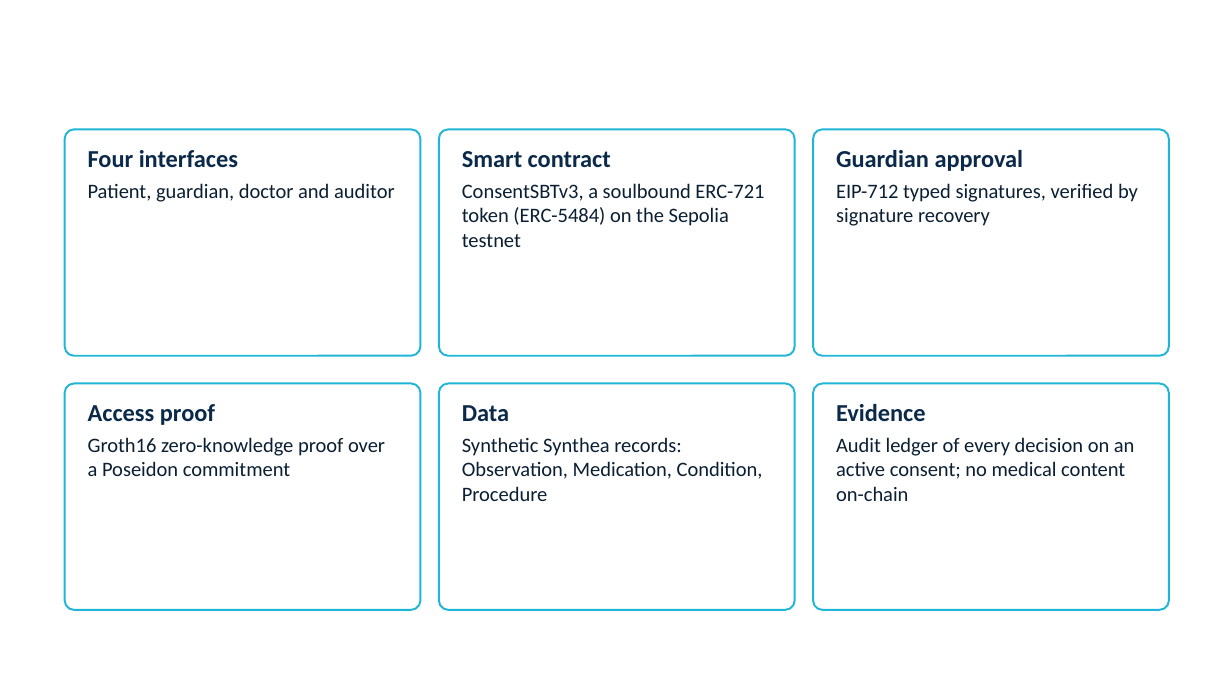
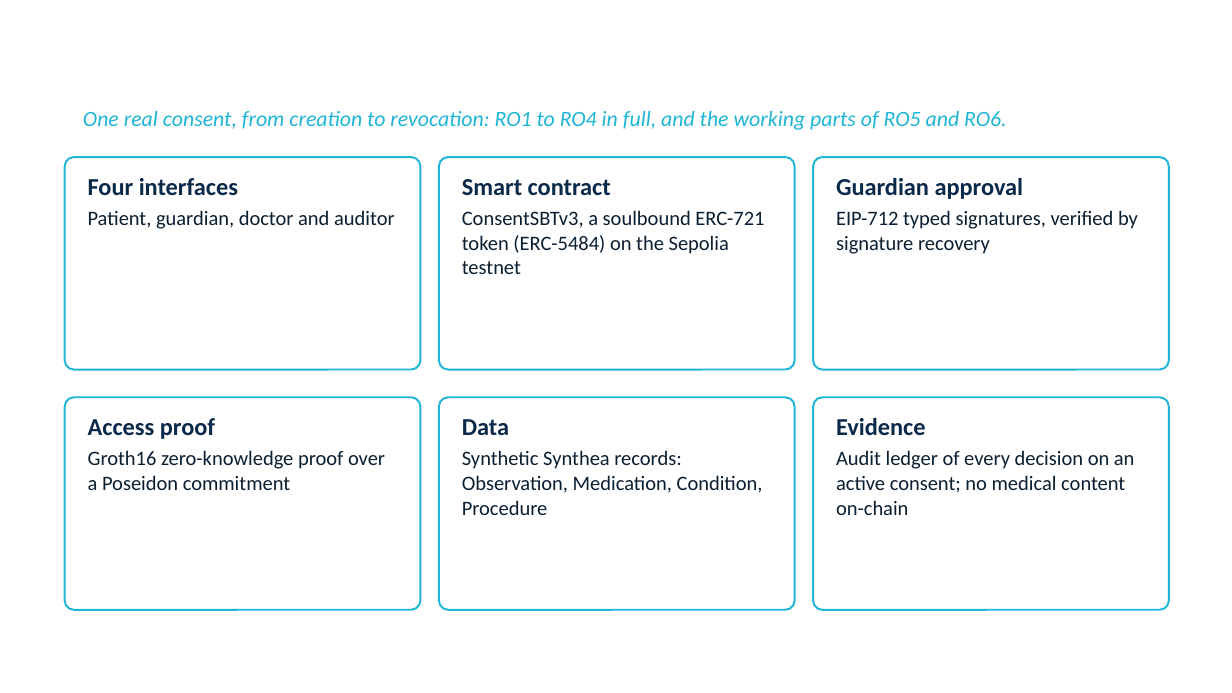
Before and after one commit to yasir12345678900/HealthRWA-Sepolia-Personal-try, a slide deck: slide 28 of docs/Yasir_Candidature_Reassessment_Slides_Simple.pptx. Drawn at 1232x693 pixels with LibreOffice and Linux fonts; fonts in the diff are those of the drawing; background and template pictures are left out. Boxes give left, top, right and bottom in pixels: in the first picture for what was removed or moved away, otherwise in the second. Text is boxed around its words. In the diff, an @@ line names an element or a change of style, - is before the commit and + after.

```diff
--- a/docs/Yasir_Candidature_Reassessment_Slides_Simple.pptx
+++ b/docs/Yasir_Candidature_Reassessment_Slides_Simple.pptx
@@ text added at bbox=[83, 111, 1007, 130], 17 pt, text #1FB5D6, italic @@
+One real consent, from creation to revocation: RO1 to RO4 in full, and the working parts of RO5 and RO6.
@@ rounded rectangle: place and size @@
-rounded rectangle at bbox=[65, 129, 421, 356]
+rounded rectangle at bbox=[65, 157, 421, 370]
@@ text "Four interfaces": place and size @@
-text "Four interfaces" at bbox=[88, 150, 395, 202]
+text "Four interfaces" at bbox=[88, 178, 395, 229]
@@ rounded rectangle: place and size @@
-rounded rectangle at bbox=[439, 129, 795, 356]
+rounded rectangle at bbox=[439, 157, 795, 370]
@@ text "Smart contract": place and size @@
-text "Smart contract" at bbox=[462, 151, 764, 247]
+text "Smart contract" at bbox=[462, 179, 764, 274]
@@ proportions changed in 6 elements at bbox=[65, 397, 421, 610], bbox=[439, 397, 795, 610], bbox=[813, 397, 1169, 610], bbox=[65, 157, 421, 370], bbox=[439, 157, 795, 370], bbox=[813, 157, 1169, 370] @@
@@ rounded rectangle: place and size @@
-rounded rectangle at bbox=[813, 129, 1169, 356]
+rounded rectangle at bbox=[813, 157, 1169, 370]
@@ text "Guardian approval": place and size @@
-text "Guardian approval" at bbox=[836, 150, 1138, 226]
+text "Guardian approval" at bbox=[836, 178, 1138, 254]
@@ rounded rectangle: place and size @@
-rounded rectangle at bbox=[65, 384, 421, 610]
+rounded rectangle at bbox=[65, 397, 421, 610]
@@ text "Access proof": place and size @@
-text "Access proof" at bbox=[88, 404, 385, 476]
+text "Access proof" at bbox=[88, 418, 385, 490]
@@ rounded rectangle: place and size @@
-rounded rectangle at bbox=[439, 384, 795, 610]
+rounded rectangle at bbox=[439, 397, 795, 610]
@@ text "Data": place and size @@
-text "Data" at bbox=[462, 405, 763, 501]
+text "Data" at bbox=[462, 419, 763, 515]
@@ rounded rectangle: place and size @@
-rounded rectangle at bbox=[813, 384, 1169, 610]
+rounded rectangle at bbox=[813, 397, 1169, 610]
@@ text "Evidence": place and size @@
-text "Evidence" at bbox=[836, 404, 1135, 501]
+text "Evidence" at bbox=[836, 418, 1135, 515]
```
Also in this commit, not shown: 2 other slides changed, 9 slides added, 1 slide removed, 1 other file.
